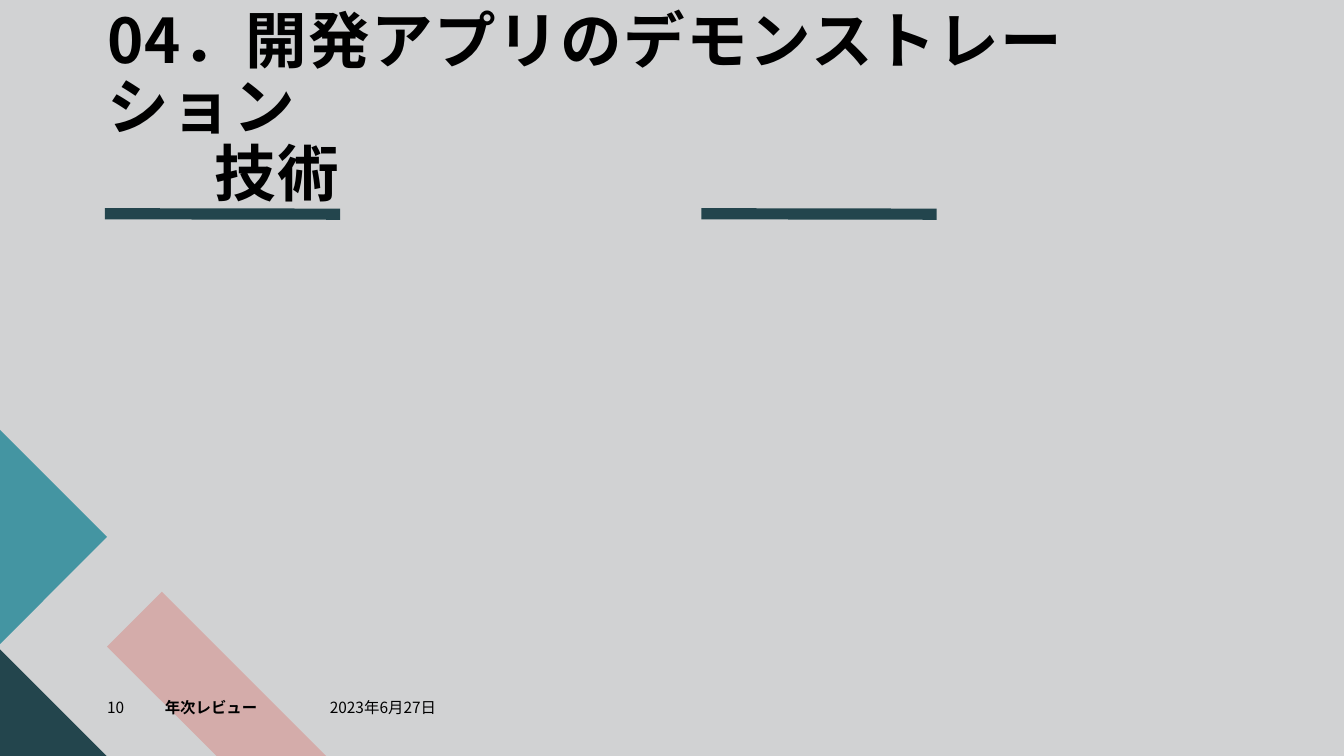
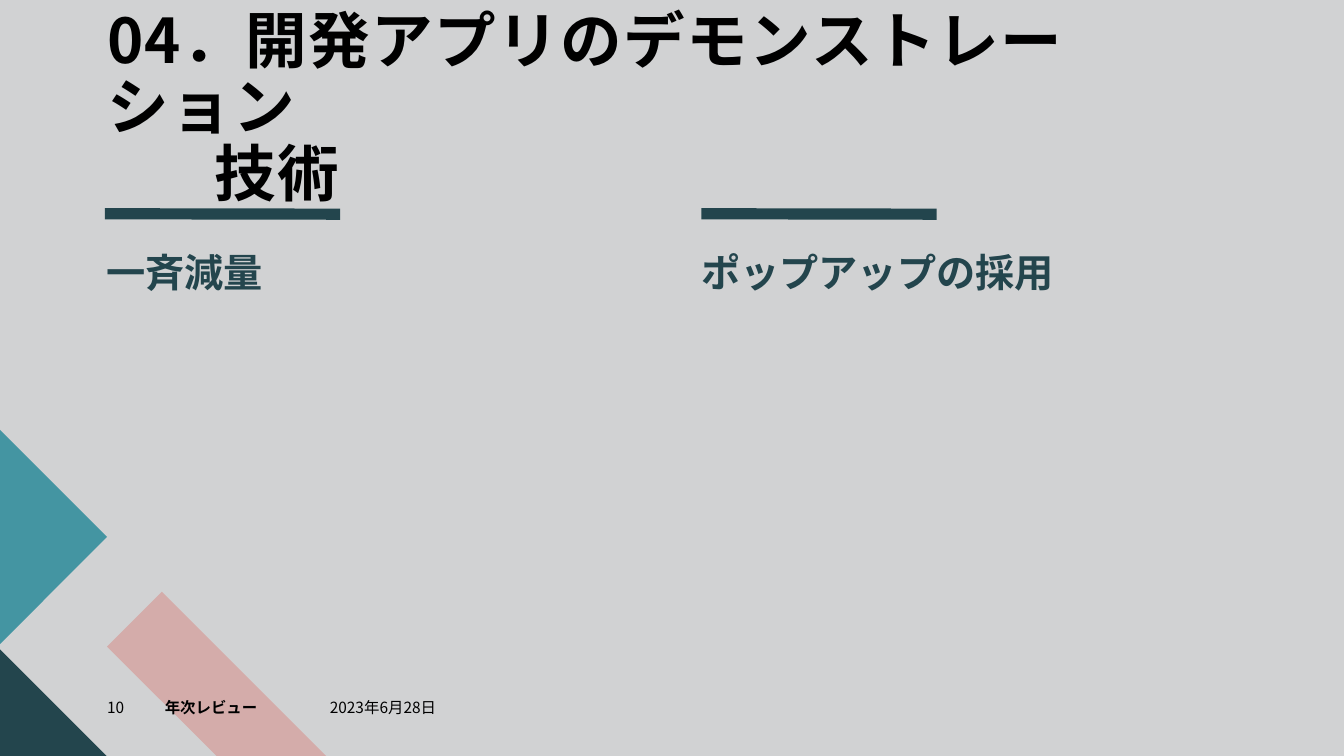
Before and after one commit to dojo2023/C-5, a slide deck: slide 10 of doc/SubsKeeper.pptx. Drawn at 1344x756 pixels with LibreOffice and Linux fonts; fonts in the diff are those of the drawing. Boxes give left, top, right and bottom in pixels: in the first picture for what was removed or moved away, otherwise in the second. Text is boxed around its words. In the diff, an @@ line names an element or a change of style, - is before the commit and + after.

```diff
--- a/doc/SubsKeeper.pptx
+++ b/doc/SubsKeeper.pptx
@@ text added at (106, 253, 263, 291), 28 pt, text #23454D, bold @@
+一斉減量
@@ text added at (701, 253, 1053, 291), 28 pt, text #23454D, bold @@
+ポップアップの採用
@@ text at (330, 700, 436, 715): text changed @@
-2023年6月27日
+2023年6月28日
```
Also in this commit, not shown: 16 other slides changed.
